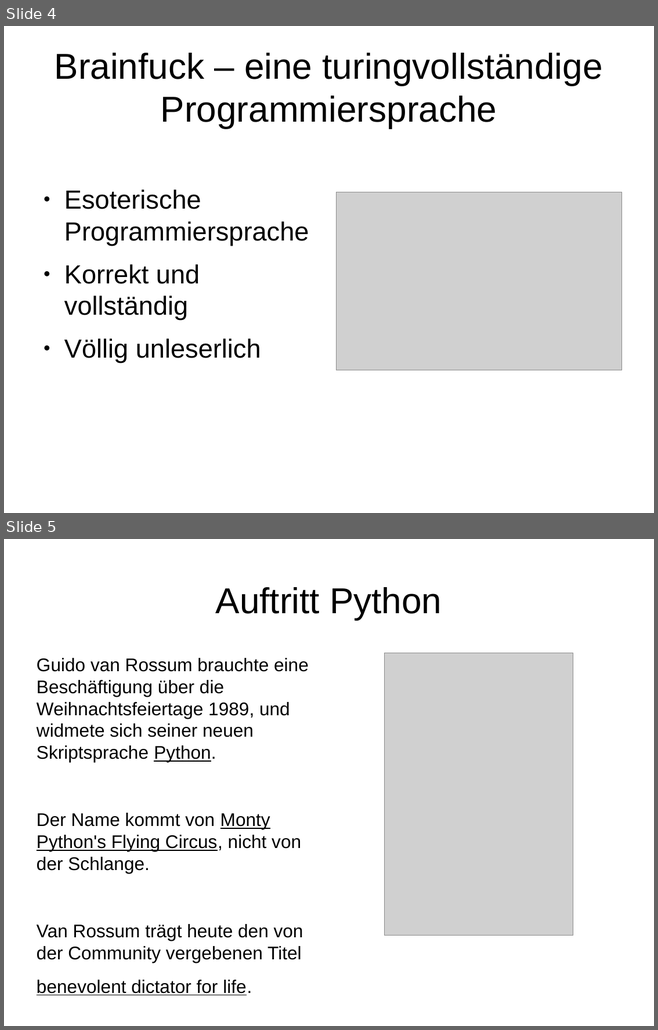
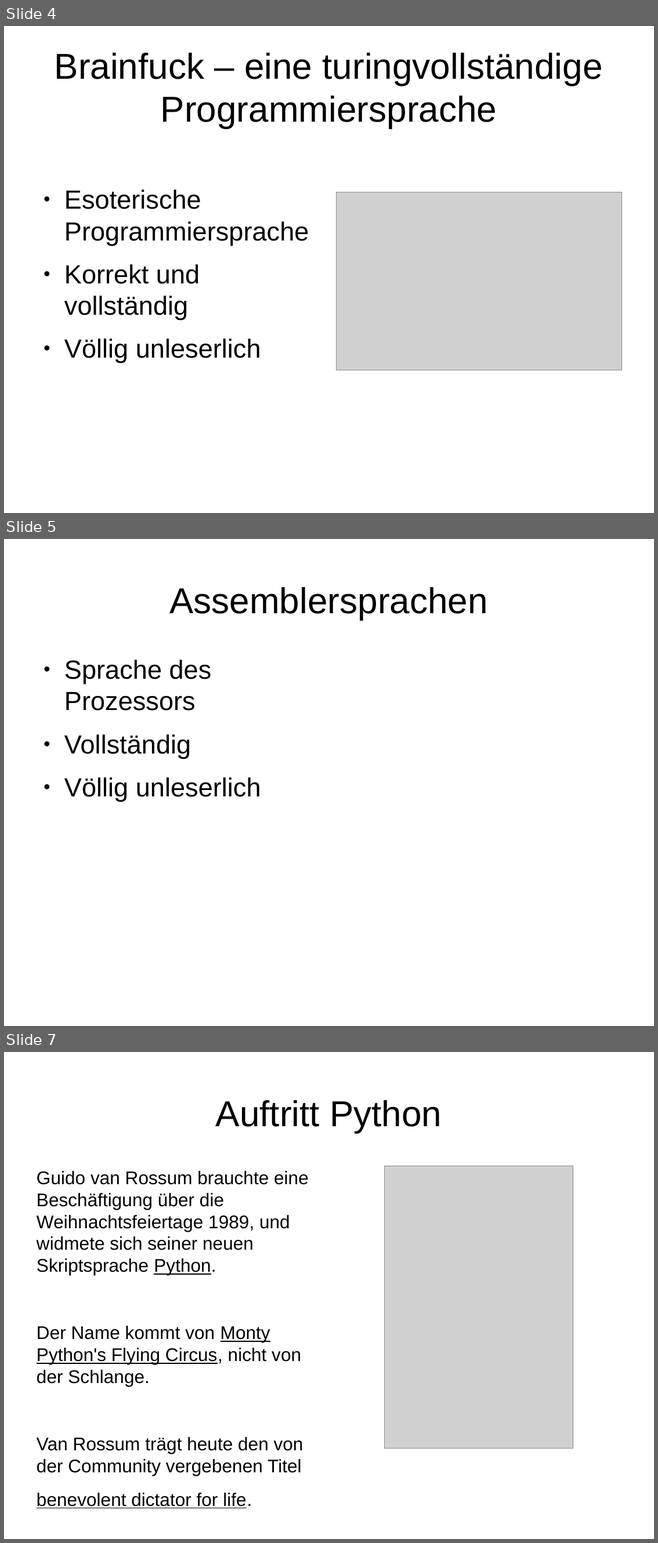
Before and after one commit to burgerdev/bearded-wookie, a slide deck: doc/presentation/learning_python.odp. Shown one above the other, each under a label of ours: slides 4 and 5 before the commit, slides 4, 5 and 7 after it; the slides between them are not shown. The pictures are 658x1030 and 658x1543 pixels, drawn with LibreOffice and Linux fonts; fonts in the diff are those of the drawing; grey boxes stand for pictures. Boxes give left, top, right and bottom in pixels: in the first picture for what was removed or moved away, otherwise in the second. Text is boxed around its words. In the diff, an @@ line names an element or a change of style, - is before the commit and + after.

```diff
--- a/doc/presentation/learning_python.odp
+++ b/doc/presentation/learning_python.odp
@@ slide 5 added at (4,539,654,1026), background #FFFFFF @@
@@ title added at (169,587,487,620), 44 pt, text #000000 @@
+Assemblersprachen
@@ text added at (64,660,261,801), 32 pt, text #000000 @@
+● Sprache des Prozessors
+● Vollständig
+● Völlig unleserlich
@@ what was slide 5 is now slide 7 @@
```
Also in this commit, not shown: 2 other slides added.
